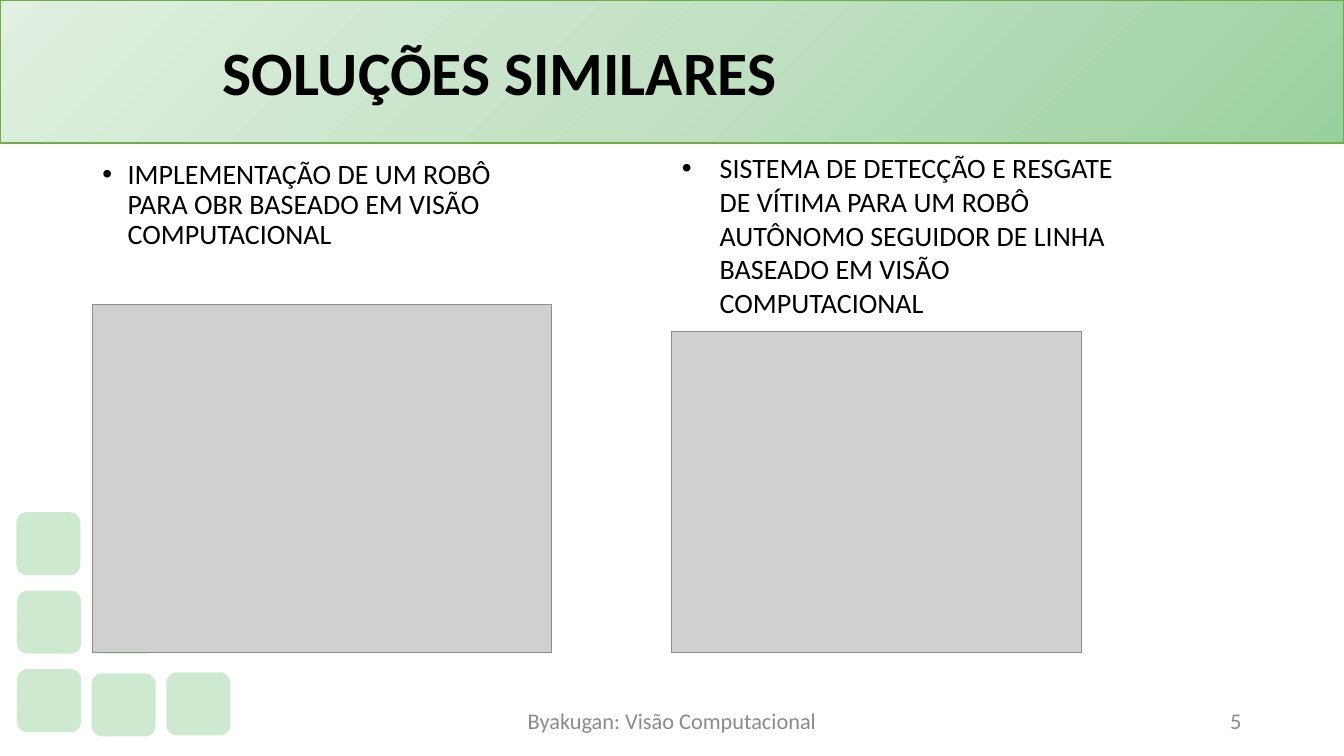
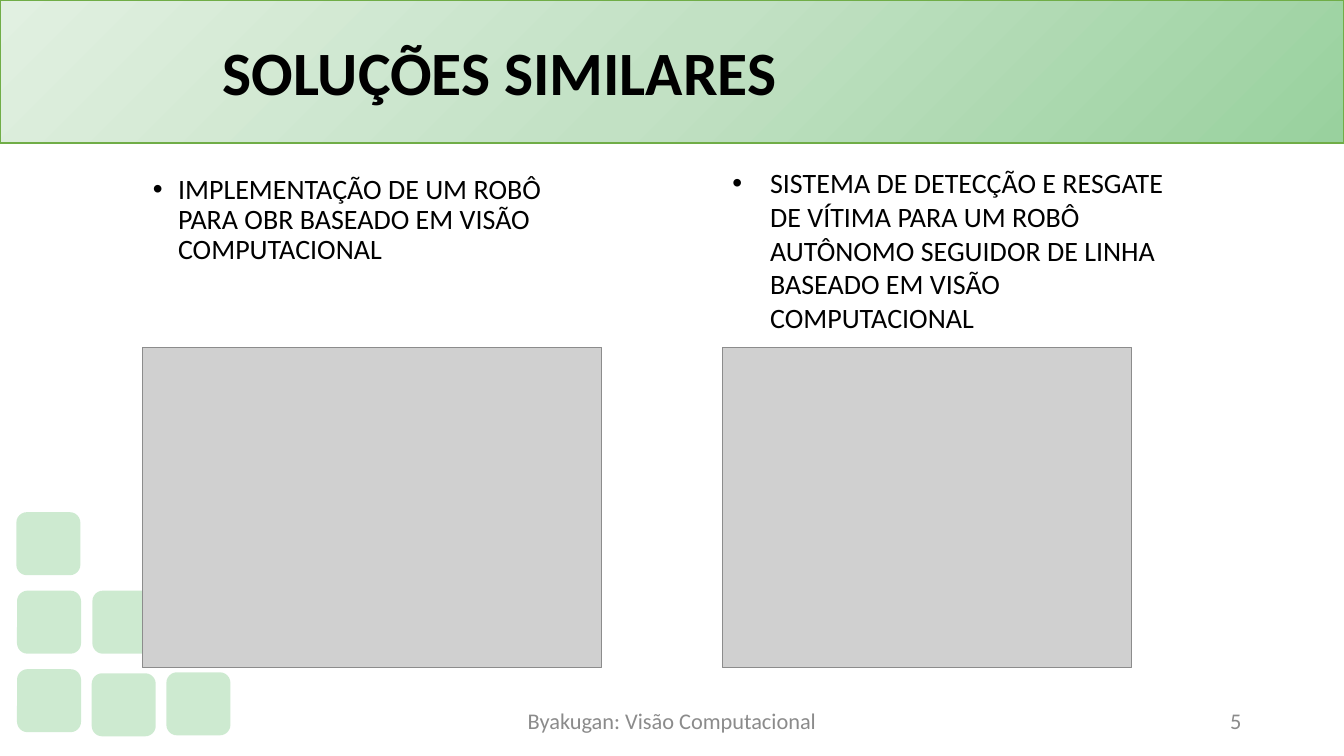
Before and after one commit to PauloVLB/Projeto_Integrador, a slide deck: slide 5 of Slide.pptx. Drawn at 1344x756 pixels with LibreOffice and Linux fonts; fonts in the diff are those of the drawing; grey boxes stand for pictures; background and template pictures are left out. Boxes give left, top, right and bottom in pixels: in the first picture for what was removed or moved away, otherwise in the second. Text is boxed around its words. In the diff, an @@ line names an element or a change of style, - is before the commit and + after.

```diff
--- a/Slide.pptx
+++ b/Slide.pptx
@@ 2 texts, 1 picture: place and size @@
-2 texts, 1 picture at box(128, 155, 1113, 652)
+2 texts, 1 picture at box(178, 170, 1163, 667)
@@ picture: place and size @@
-picture at box(93, 304, 553, 652)
+picture at box(143, 347, 603, 667)
```
Also in this commit, not shown: 5 other slides changed.
